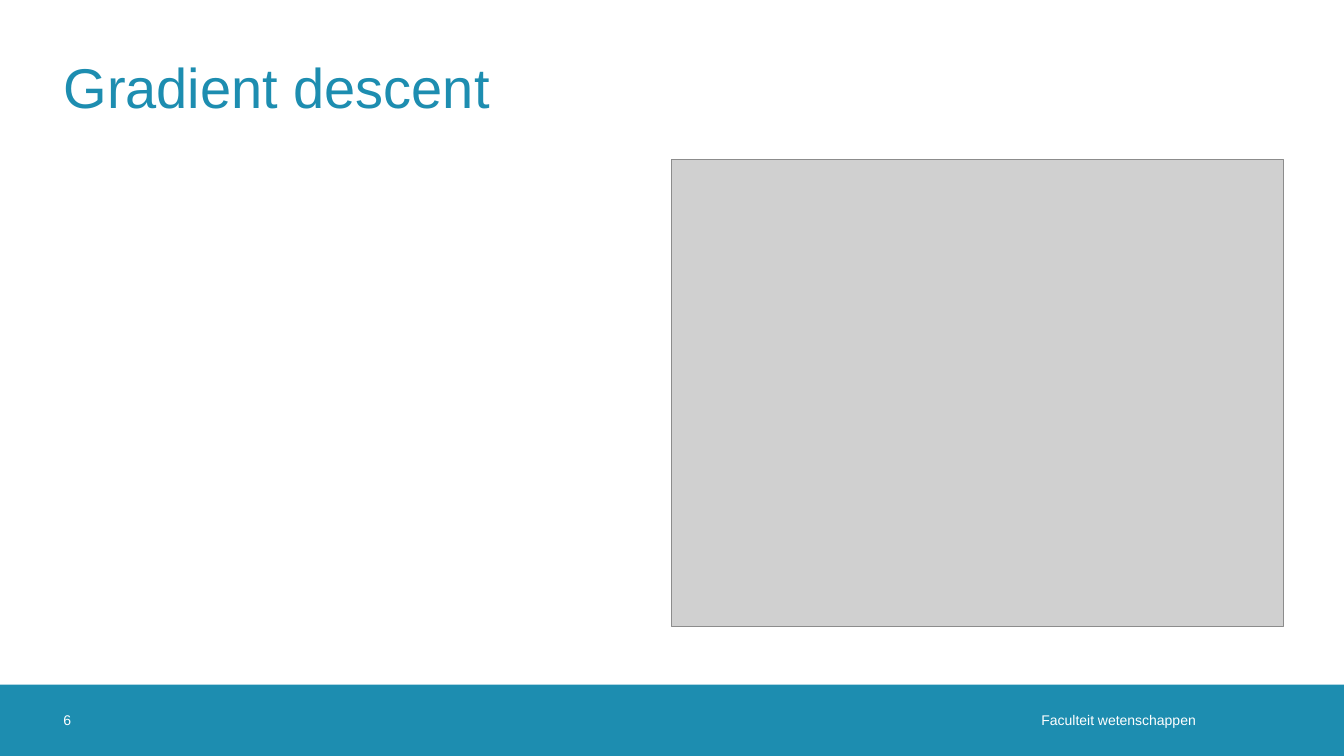
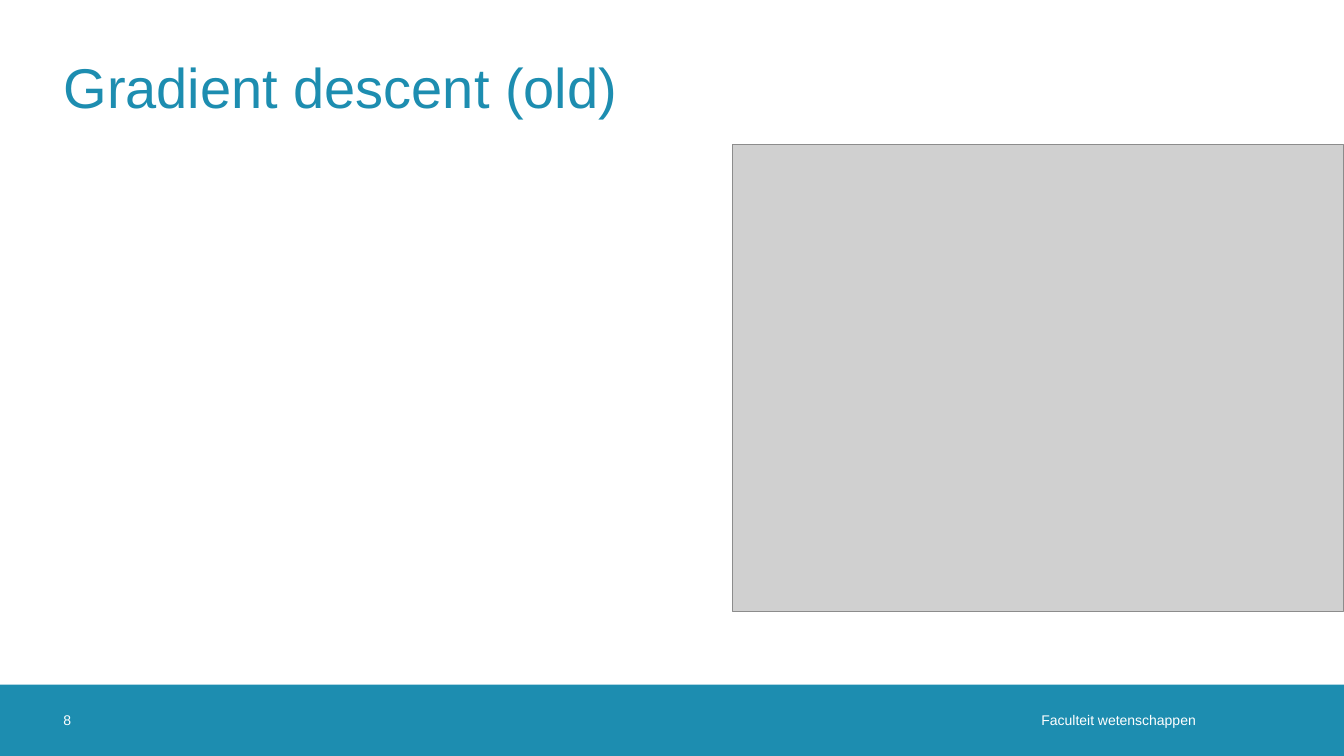
Before and after one commit to JoppeDJ/BachelorProef, a slide deck: slide 8 of Literatuurstudie/Literatuurstudie_ppt.pptx (slide 6 before the commit). Drawn at 1344x756 pixels with LibreOffice and Linux fonts; fonts in the diff are those of the drawing; grey boxes stand for pictures; background and template pictures are left out. Boxes give left, top, right and bottom in pixels: in the first picture for what was removed or moved away, otherwise in the second. Text is boxed around its words. In the diff, an @@ line names an element or a change of style, - is before the commit and + after.

```diff
--- a/Literatuurstudie/Literatuurstudie_ppt.pptx
+++ b/Literatuurstudie/Literatuurstudie_ppt.pptx
@@ title at (x1=63, y1=67, x2=617, y2=118): text changed @@
-Gradient descent
+Gradient descent (old)
@@ picture moved from (x1=673, y1=159, x2=1285, y2=626) to (x1=733, y1=144, x2=1344, y2=611) @@
@@ page number at (x1=63, y1=715, x2=71, y2=725): text changed @@
-6
+8
```
Also in this commit, not shown: 3 other slides changed, 3 slides added.
